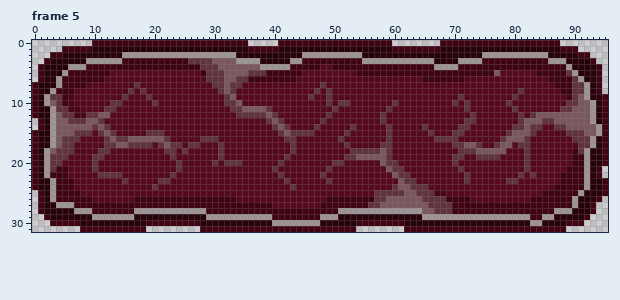
Pixel-art file, stored at Assets/Sprites/UI/Button_UI.aseprite. The first picture shows the starting point.
96x32 pixels, 5 frames. Colours within 5 levels of each other are drawn and written as one. Shown: frame 5. The commit also changed other frames, which this record leaves out.
Once edited:
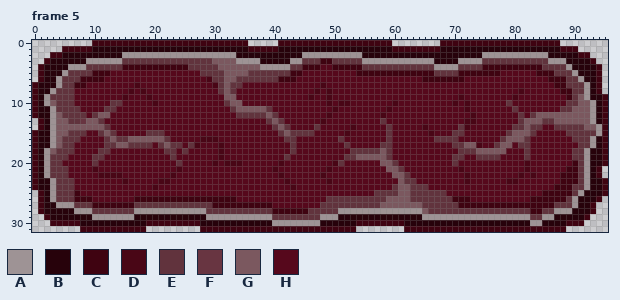
Palette (. is transparent): A #9e9395  B #27020b  C #3f0311  D #490616  E #61333d  F #683541  G #7b585f  H #56081c
Commit message: Updated button selection animation
Edits made:
Changed rows in their new state; - is an unchanged pixel.
Frame 5:
first column x 3:
 3 ------------EEEEEEEEEEE-------------------EEE--EEEEE--------------------EEEEEEEEEEE--------
 4 ------EEEEEE-----------EE---------------EE----------EEEEEEEEEEEE----EEEE----------EEEE-----
 5 ---EEEE------------------E----------EEEE------------------------EEEE------C---------EE-----
 6 --EEE---------------------D------EEEEE------------------------------------------------E----
 7 --EE----------D------------D-----------------D----------------------------------------E----
 8 -EEE---------D-D----------------------------D-D-------------------------------D------------
 9 --EE--------D---D------------G-------------D--D---------------------D--------D-------------
10 --EE-------------D------------G---------------D-DD-------D---------D-D---------------------
11 ---EE--------------------------G---------------D--------D------------D---------------E-----
12 ----EEH---------------------------------------D--------D--------------D--------------------
13 -----F---------------------------------------D-----------------------DD--------------------
14 -------G------------------------------------------D-----------D------D----------------EEE--
15 ---E--H------------------------------------------D-------------D-------------------------EE
16 -------------------------DDD---------------------------------------------------------------
17 ------------------------D---D------------------------------------------D-------------------
18 ----------------------------D----------------------------------------------------------E---
19 ----------------------------D----------------------------------------------------------EE--
20 ---------------------------D-DDD------D--------D--------G----------------------D--------E--
21 -EE----D-------------D---------------D--------D----------G----------D----------D--------E--
22 EEE-----DDDD--------D-----------------D------D------------G----------D--------D-D-------E--
23 -EEE--------D-----DD-------------------D------D----------------------D------DD----------E--
24 -EEE-------------D----------------------D----------------------------------------------EE--
25 -EEE------------------------------------------------------G-E---EE---------------------E---
26 -EEE------------------------------------------EEEEEEEE------EE----E-------------------E----
27 ----EEE-------EEEEEEEEEEEEE------------------EEEEEEEE---------E----E----------------EEE----
28 -------EEEEEEE------------EEEEEEEEEEE------EEEEE---------------E---EEEEEEEEEEEEE--EE-------
29 -------------------------------------EEEEEEEE-----------------------------------EE---------
Changed places in both pictures, as pixel boxes (x1, y1, x2, y2):
changed: (50, 58, 596, 220)
